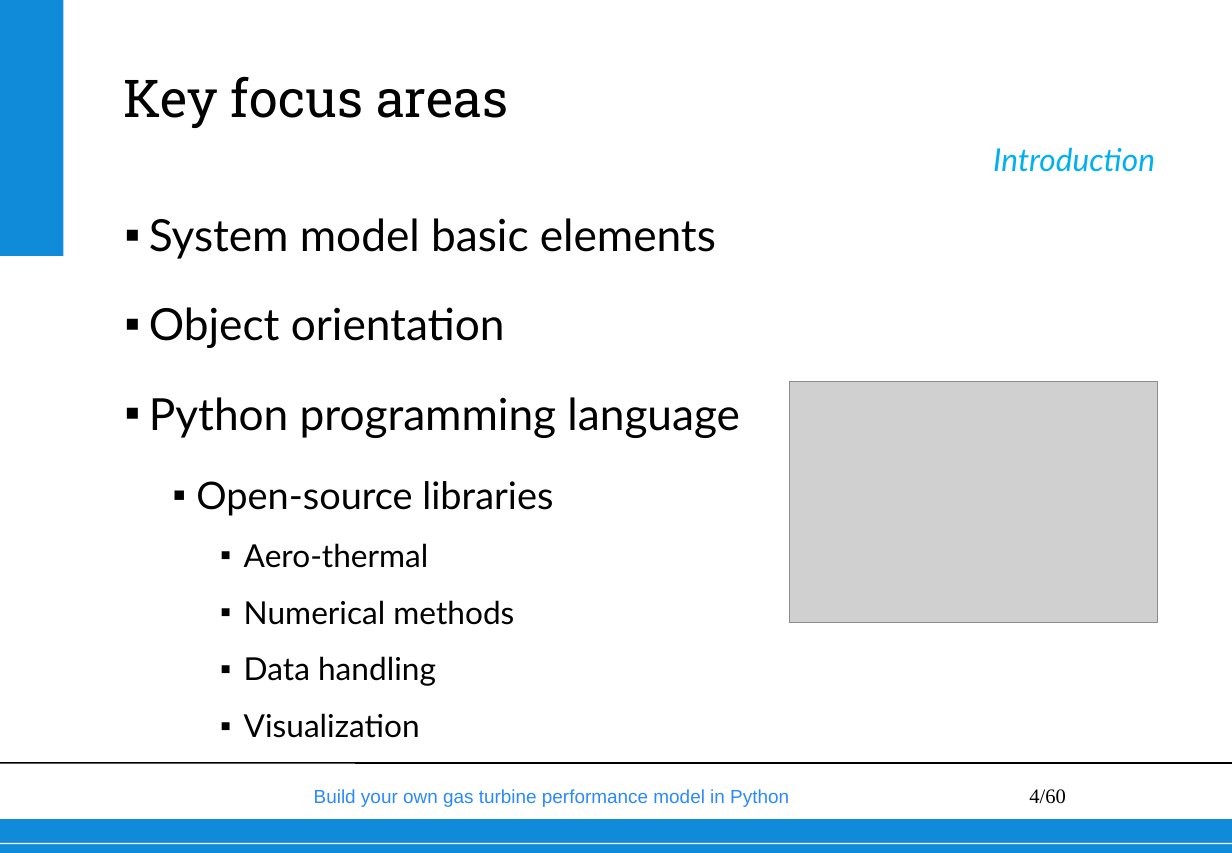
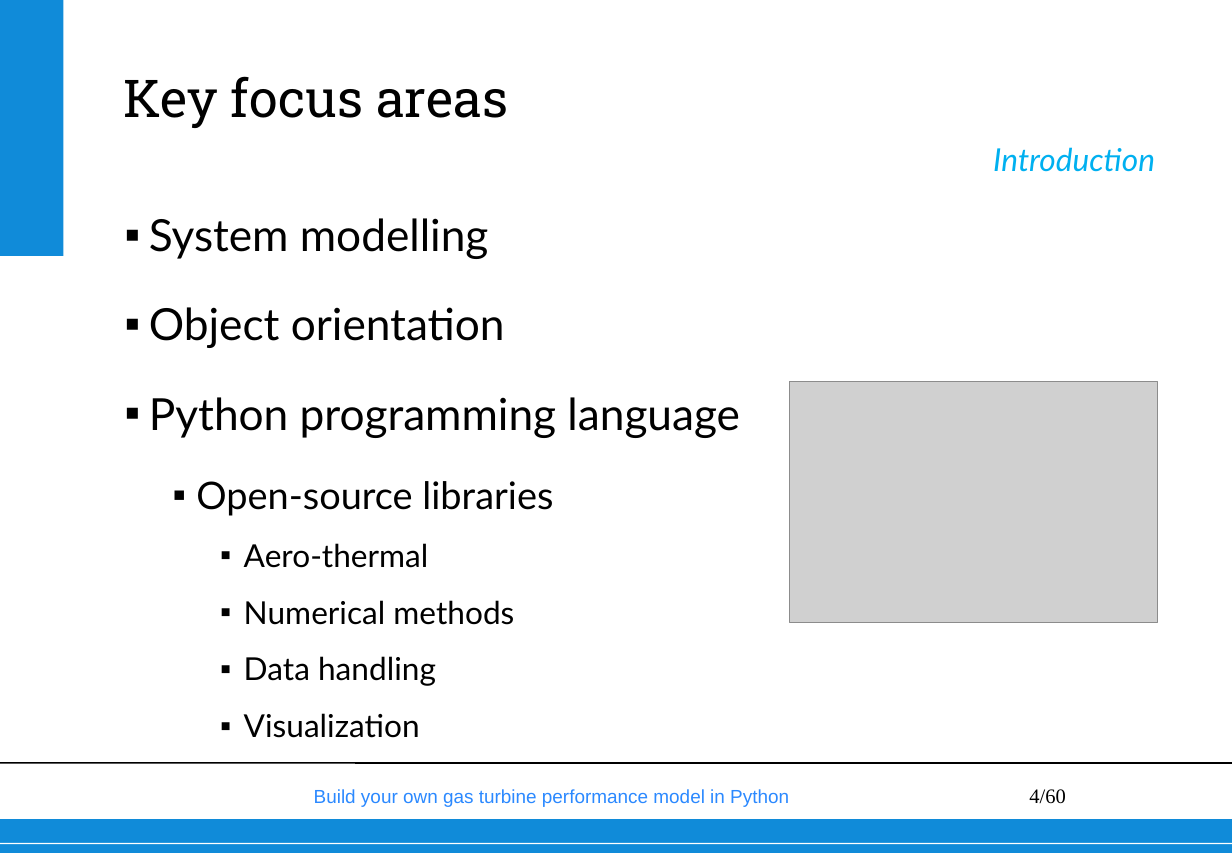
Before and after one commit to wvisser1958/GSPy, a slide deck: slide 4 of doc/Build your own gas turbine performance model from scratch.pptx. Drawn at 1232x853 pixels with LibreOffice and Linux fonts; fonts in the diff are those of the drawing; grey boxes stand for pictures; background and template pictures are left out. Boxes give left, top, right and bottom in pixels: in the first picture for what was removed or moved away, otherwise in the second. Text is boxed around its words. In the diff, an @@ line names an element or a change of style, - is before the commit and + after.

```diff
--- a/doc/Build your own gas turbine performance model from scratch.pptx
+++ b/doc/Build your own gas turbine performance model from scratch.pptx
@@ text at <box>149,218,489,259</box>: text changed @@
-▪ System model basic elements
+▪ System modelling
```
Also in this commit, not shown: 12 other slides changed, 8 slides added, 29 slides removed.
